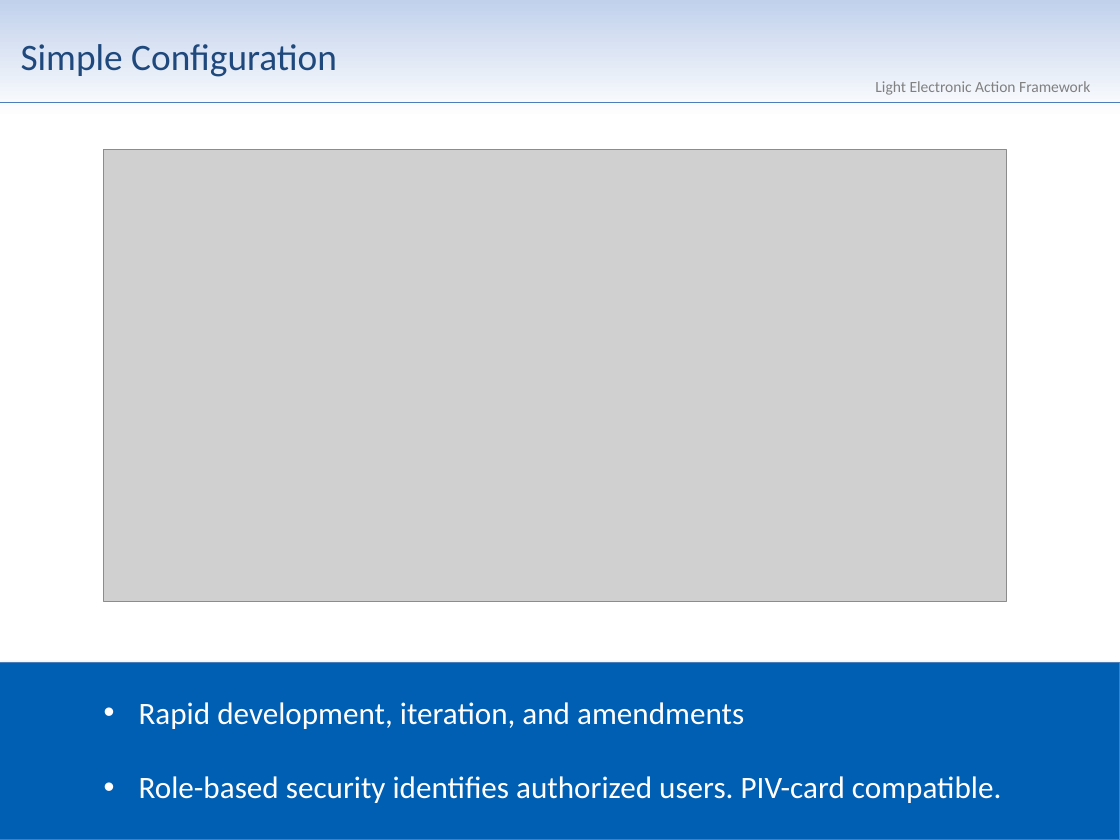
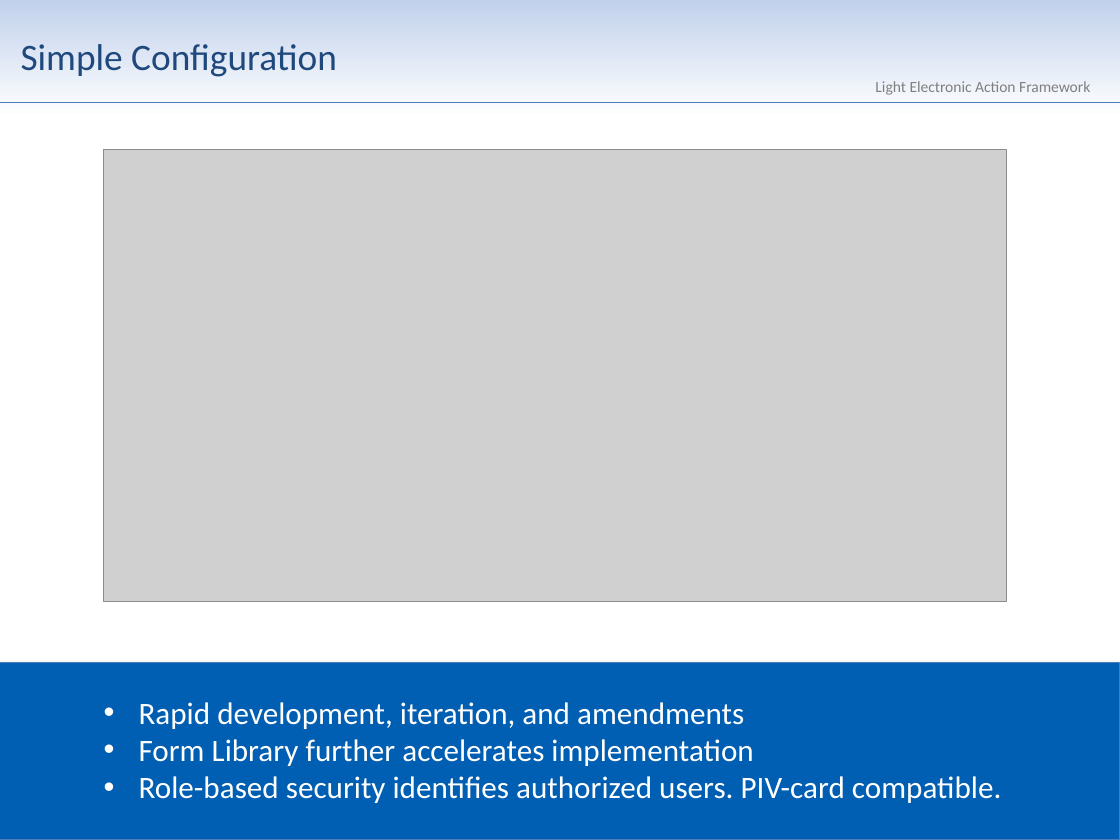
Before and after one commit to department-of-veterans-affairs/LEAF, a slide deck: slide 9 of Documentation/LEAF_Product_Overview.pptx (slide 8 before the commit). Drawn at 1120x840 pixels with LibreOffice and Linux fonts; fonts in the diff are those of the drawing; grey boxes stand for pictures; background and template pictures are left out. Boxes give left, top, right and bottom in pixels: in the first picture for what was removed or moved away, otherwise in the second. Text is boxed around its words. In the diff, an @@ line names an element or a change of style, - is before the commit and + after.

```diff
--- a/Documentation/LEAF_Product_Overview.pptx
+++ b/Documentation/LEAF_Product_Overview.pptx
@@ text at (139, 739, 753, 766): paragraph added @@
+• Form Library further accelerates implementation
```
Also in this commit, not shown: 4 other slides changed, 3 slides added, 1 slide removed.
